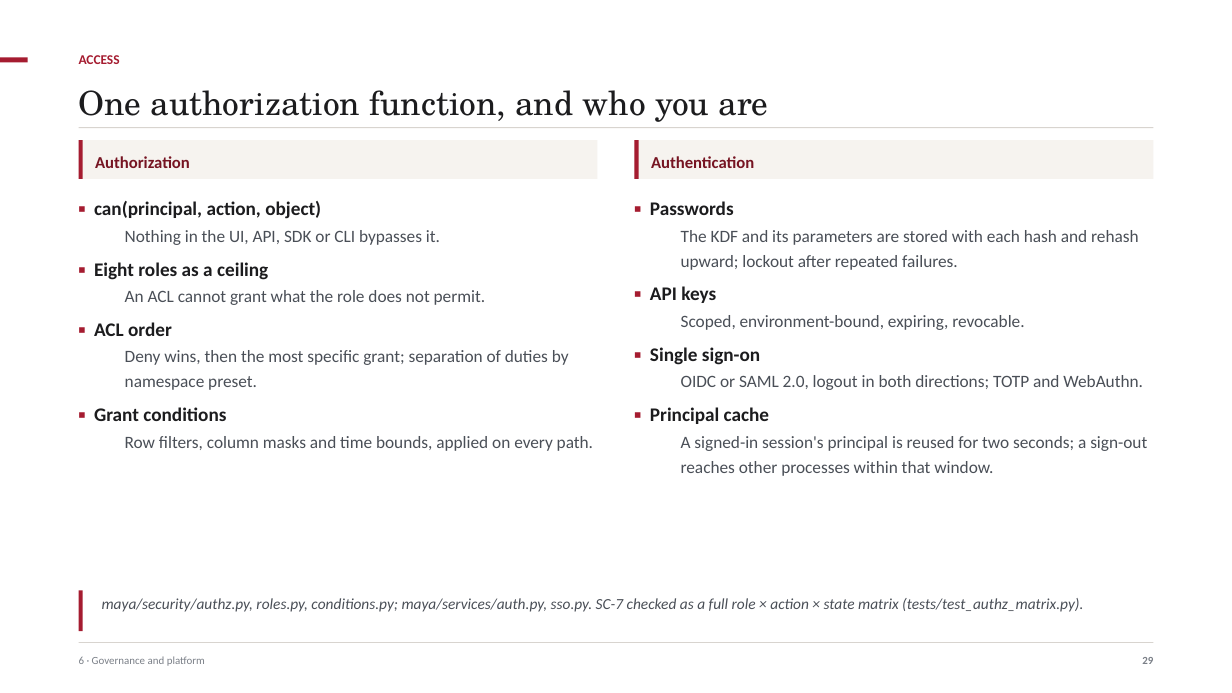
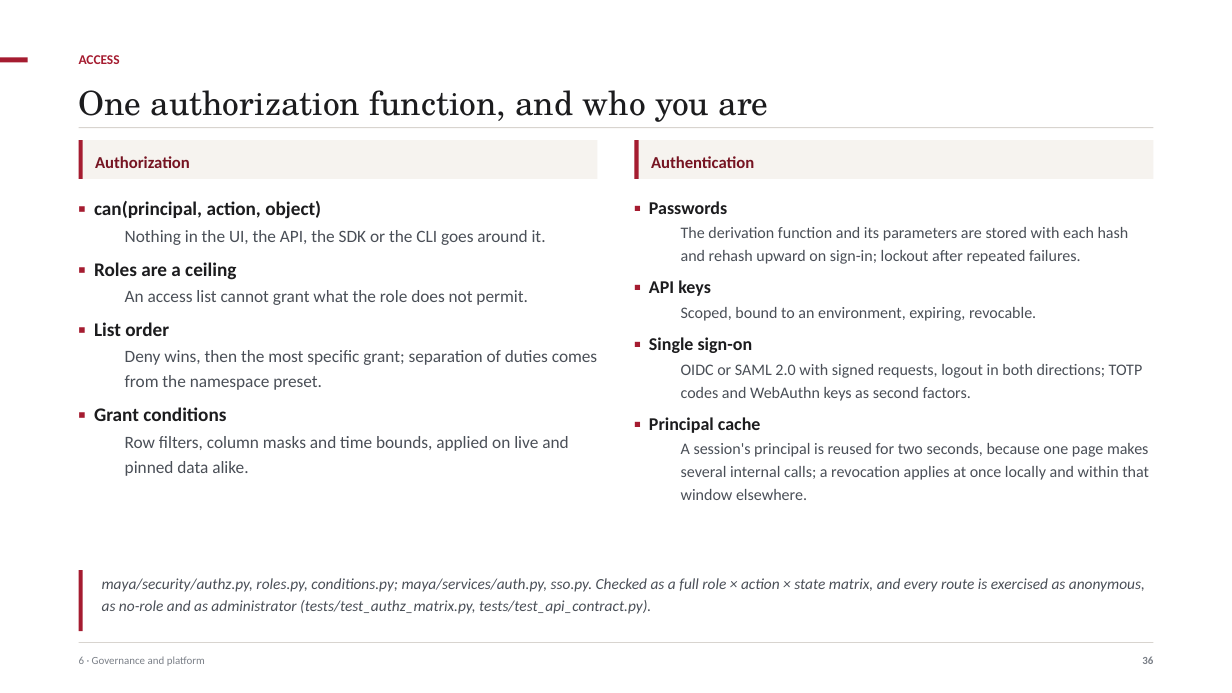
Before and after one commit to ajsinha/maya, a slide deck: slide 36 of docs/MAYA-System-Design.pptx (slide 29 before the commit). Drawn at 1232x693 pixels with LibreOffice and Linux fonts; fonts in the diff are those of the drawing. Boxes give left, top, right and bottom in pixels: in the first picture for what was removed or moved away, otherwise in the second. Text is boxed around its words. In the diff, an @@ line names an element or a change of style, - is before the commit and + after.

Commit message:
Three decks that tell the product, not the paper
The Concepts and Formalism deck walked the research paper and marked each
construction with what MAYA implements. That is commentary on a document,
not an account of a product: a reader who wanted to know what MAYA does
had to care first about what the paper claims. It is deleted, its module
with it, and the theory now lives only in the paper.

In its place MAYA-Capabilities: what the platform does, ending with one
model carried the whole way -- IFRS 9 expected credit loss, three members
and a combiner, the contract that could not see the combiner's own
parameters, the four places MAYA said no, and the finding the study
refused to flatter, that at portfolio level the allowance is 2.67 times
the loss. A worked example is what makes it a story rather than a list.

The other two are rewritten against the code rather than edited. What the
old decks had got wrong, and now say correctly: fifteen feature operators,
not twelve; six covenant kinds, not five; five rungs of the artifact
ladder gate and the sixth records a warning; MAYA evaluates the formula IR
in process and refuses a declared black box outright rather than scoring
it; fragments are chunked in rows, not bytes; seven capacity targets are
met and one is not met reliably; nine case studies are built, not eleven.
There is no committee primitive, so the slides say approval thresholds.

```diff
--- a/docs/MAYA-System-Design.pptx
+++ b/docs/MAYA-System-Design.pptx
@@ text at box(649, 201, 761, 433): size 15 to 14 pt in "▪ Passwords", "▪ API keys", "▪ Single sign-on", "▪ Principal cache" @@
@@ text at box(94, 230, 597, 390): text changed @@
-  Nothing in the UI, API, SDK or CLI bypasses it.
-▪ Eight roles as a ceiling
-  An ACL cannot grant what the role does not permit.
-▪ ACL order
-  Deny wins, then the most specific grant; separation of duties by namespace preset.
+  Nothing in the UI, the API, the SDK or the CLI goes around it.
+▪ Roles are a ceiling
+  An access list cannot grant what the role does not permit.
+▪ List order
+  Deny wins, then the most specific grant; separation of duties comes from the namespace preset.
@@ text at box(681, 227, 1129, 264): text changed; size 13.5 to 12.5 pt @@
-  The KDF and its parameters are stored with each hash and rehash upward; lockout after repeated failures.
+  The derivation function and its parameters are stored with each hash and rehash upward on sign-in; lockout after repeated failures.
@@ text at box(681, 307, 1036, 321): text changed; size 13.5 to 12.5 pt @@
-  Scoped, environment-bound, expiring, revocable.
+  Scoped, bound to an environment, expiring, revocable.
@@ text at box(681, 364, 1143, 401): text changed; size 13.5 to 12.5 pt @@
-  OIDC or SAML 2.0, logout in both directions; TOTP and WebAuthn.
+  OIDC or SAML 2.0 with signed requests, logout in both directions; TOTP codes and WebAuthn keys as second factors.
@@ text at box(125, 436, 568, 476): text changed @@
-  Row filters, column masks and time bounds, applied on every path.
+  Row filters, column masks and time bounds, applied on live and pinned data alike.
@@ text at box(681, 443, 1149, 500): text changed; size 13.5 to 12.5 pt @@
-  A signed-in session's principal is reused for two seconds; a sign-out reaches other processes within that window.
+  A session's principal is reused for two seconds, because one page makes several internal calls; a revocation applies at once locally and within that window elsewhere.
@@ rectangle: place and size @@
-rectangle at box(79, 591, 82, 631)
+rectangle at box(79, 570, 82, 631)
@@ text at box(102, 578, 1145, 614): text changed @@
-maya/security/authz.py, roles.py, conditions.py; maya/services/auth.py, sso.py. SC-7 checked as a full role × action × state matrix (tests/test_authz_matrix.py).
+maya/security/authz.py, roles.py, conditions.py; maya/services/auth.py, sso.py. Checked as a full role × action × state matrix, and every route is exercised as anonymous, as no-role and as administrator (tests/test_authz_matrix.py, tests/test_api_contract.py).
@@ text at box(1142, 656, 1153, 664): text changed @@
-29
+36
```
Also in this commit, not shown: 33 other slides changed, 7 slides added, 12 other files.
